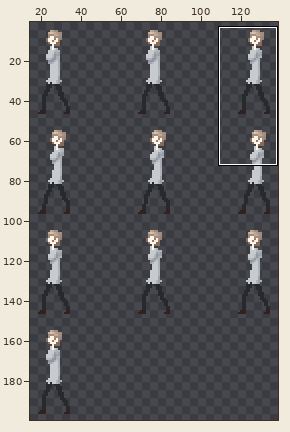
File history of a sprite sheet, Assets/Animation/Sprite/Selma/Shot_upper.png. Above, an overview of the earlier version with the close-up marked.
Close-up. First the earlier version:
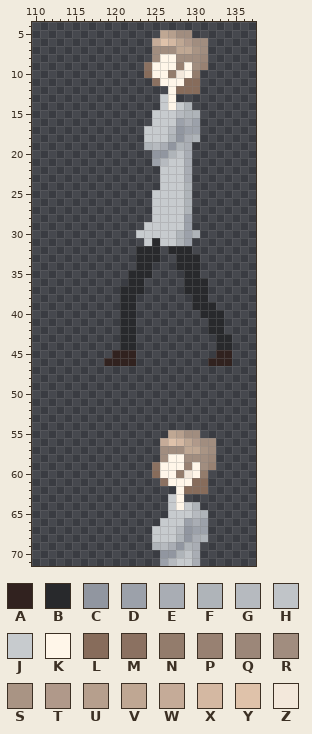
The file is 150x200 pixels. Colours within 5 levels of each other are drawn and written as one. Shown: x 110..137, y 4..71. The wide view leaves out empty margins. The commit also changed other parts of the picture, which this record leaves out.
Palette (. is transparent): A #31221f  B #28292c  C #9196a0  D #9ca1aa  E #a9adb4  F #afb4b9  G #b6babf  H #c0c4c8  J #c7cbce  K #fff6e9  L #876c5b  M #8b7161  N #937c6c  P #988172  Q #9c8779  R #a18d7f  S #a99484  T #b0998a  U #b69f8d  V #bfa793  W #c5ab98  X #d4b8a2  Y #dfc2aa  Z #f3e8db
Pixels before, first column x 119:
 5 .......VURR.....
 6 ......WYXVTRR...
 7 ......RRRVVSR...
 8 ......RKKRRRQ...
 9 .....MKKKPKRP...
10 .....LKKNZKN....
11 ......MKKKLL....
12 ........KLLL....
13 .......JK.......
14 .......JKJF.....
15 ......JJJGFF....
16 ......JJJDED....
17 .....JJJGCDD....
18 .....JJJFCEF....
19 .....FGECFE.....
20 ......CCFHE.....
21 ......DGJJE.....
22 .......JJJE.....
23 .......JJJE.....
24 .......JJJF.....
25 ......JJJJF.....
26 ......JJJJF.....
27 ......JJJJF.....
28 ......JJJJD.....
29 .....JJJJJD.....
30 ....JJJJJFDF....
31 .....JBJJFD.....
32 ....BBB.BBB.....
33 ....BBB..BBB....
34 ....BB...BBB....
35 ...BBB....BB....
36 ...BB.....BBB...
37 ..BBB.....BBB...
38 ..BB.......BB...
39 ..BB.......BBB..
40 ..BB........BBB.
41 ..BB.........BB.
42 ..BB.........BB.
43 ..BB..........BB
44 ..BB..........BB
45 .AAA..........AA
46 AAAA.........AAA
47 ................
48 ................
49 ................
50 ................
51 ................
52 ................
53 ................
54 ................
55 ........VURR....
56 .......WYXVTRR..
57 .......RRRVVSR..
58 .......RKKRRRQ..
59 ......MKKKPKRP..
60 ......LKKNZKN...
61 .......MKKKLL...
62 .........KLLL...
63 ........JK......
64 ........JKJF....
65 ........JJJGF...
66 .......JJJDED...
67 ......JJJGCDD...
68 ......JJJFCEF...
69 ......FGECFE....
70 .......CCFHE....
71 .......DGJJE....
The same view after the edit:
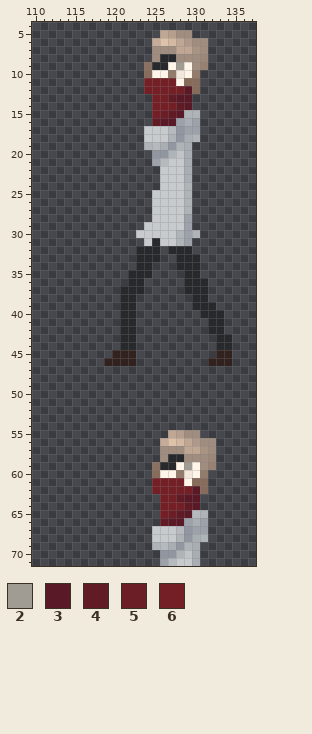
Colours new in this view: 2 #a19c93  3 #591926  4 #611b25  5 #6b1e25  6 #731f25
Difference:
y 8: x 126..127 KK -> BB
y 9: x 125..126 KK -> BB; x 128 P -> 2
y 11: x 124..127 .MKK -> 6666
y 12: x 124..129 ...KLL -> 666663
y 13: x 125..129 .JK.. -> 66433
y 14: x 125..129 .JKJF -> 66643
y 15: x 125..128 JJJG -> 6543
y 16: x 125..127 JJJ -> 433
y 58: x 127..128 KK -> BB
y 59: x 126..127 KK -> BB; x 129 P -> 2
y 61: x 125..128 .MKK -> 6666
y 62: x 125..130 ...KLL -> 666663
y 63: x 126..130 .JK.. -> 66433
y 64: x 126..130 .JKJF -> 66643
y 65: x 126..129 .JJJ -> 6543
y 66: x 126..128 JJJ -> 433
